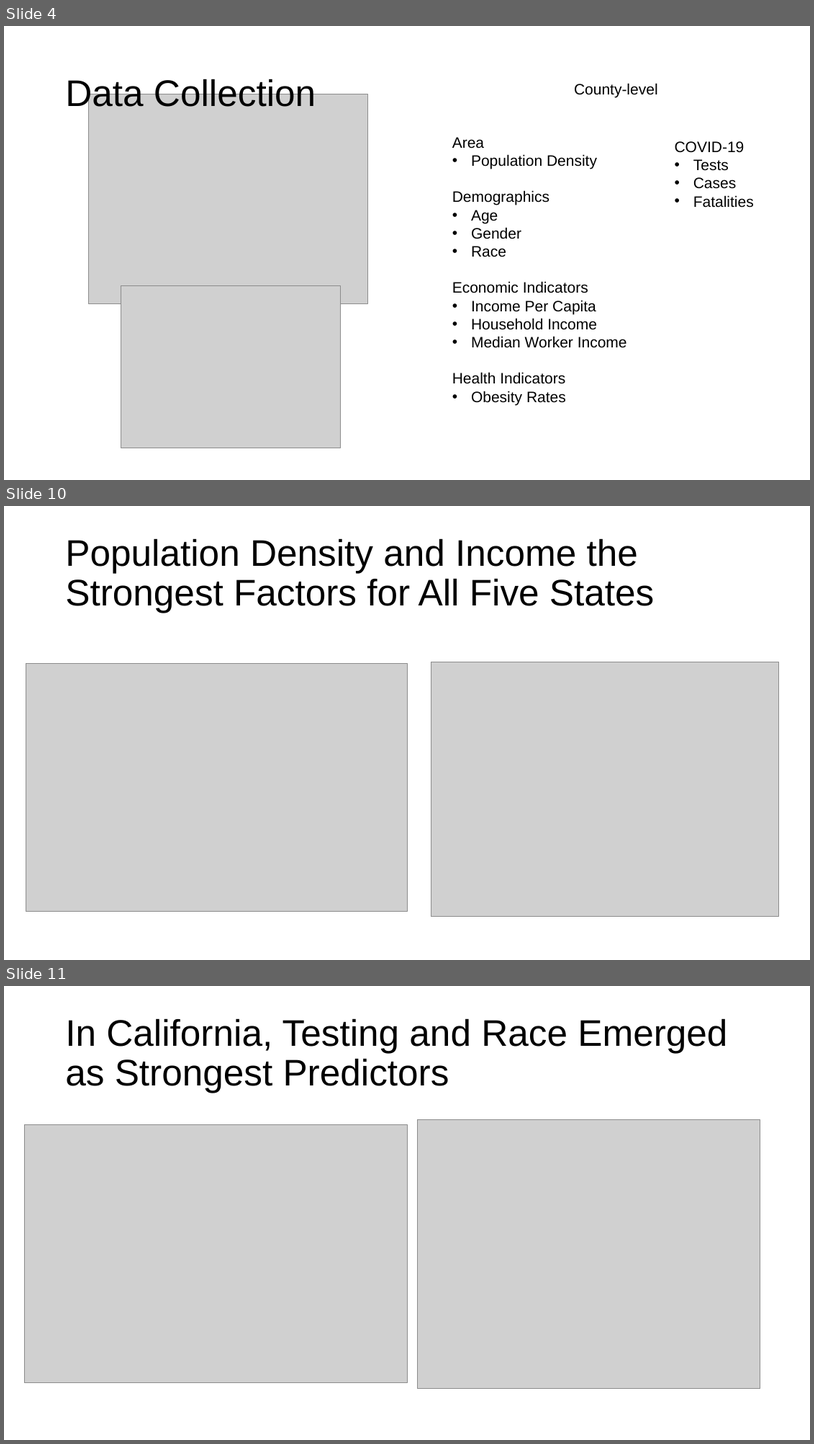
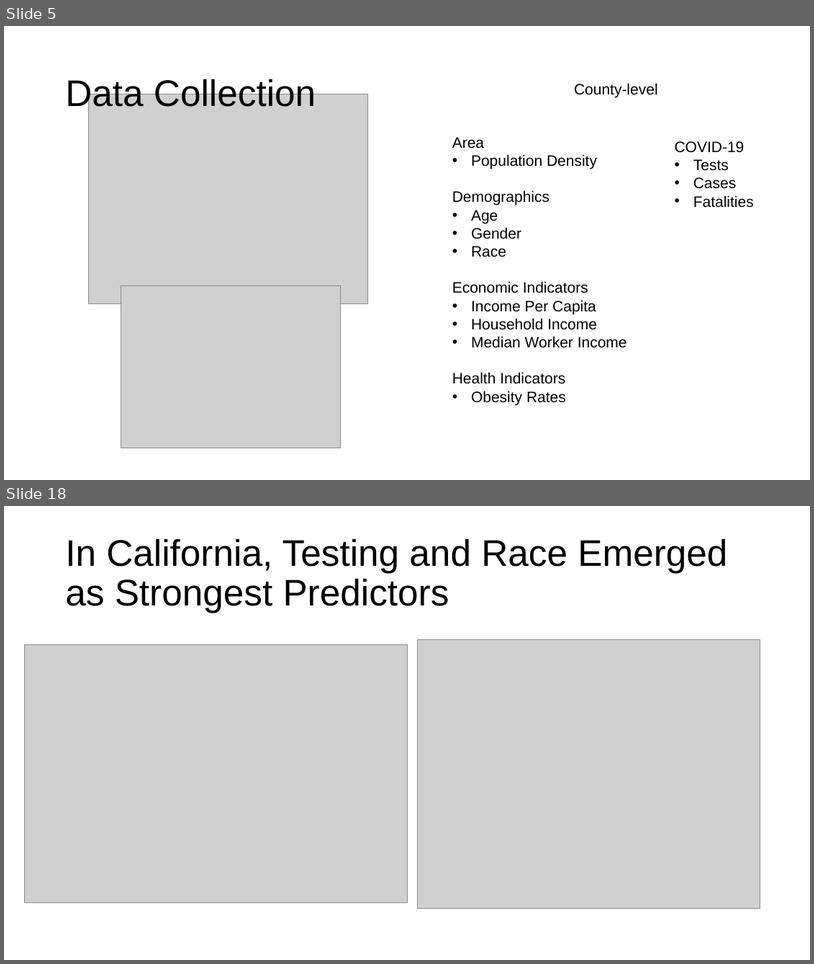
Before and after one commit to cxclark/covid19-analysis, a slide deck: 2020_10_30_covid_usa_analysis.pptx. Shown one above the other, each under a label of ours: slides 4, 10 and 11 before the commit, slides 5 and 18 after it; the slides between them are not shown. The pictures are 814x1444 and 814x964 pixels, drawn with LibreOffice and Linux fonts; fonts in the diff are those of the drawing; grey boxes stand for pictures. Boxes give left, top, right and bottom in pixels: in the first picture for what was removed or moved away, otherwise in the second. Text is boxed around its words. In the diff, an @@ line names an element or a change of style, - is before the commit and + after.

```diff
--- a/2020_10_30_covid_usa_analysis.pptx
+++ b/2020_10_30_covid_usa_analysis.pptx
@@ slide 10 removed at [4, 506, 810, 960], background #FFFFFF @@
@@ title removed at [65, 538, 654, 613] @@
-Population Density and Income the Strongest Factors for All Five States
@@ picture removed at [26, 664, 407, 911] @@
@@ picture removed at [431, 662, 779, 916] @@
@@ what was slide 4 is now slide 5 @@
@@ what was slide 11 is now slide 18 @@
```
Also in this commit, not shown: 7 slides changed, 4 slides added, 2 other files.
